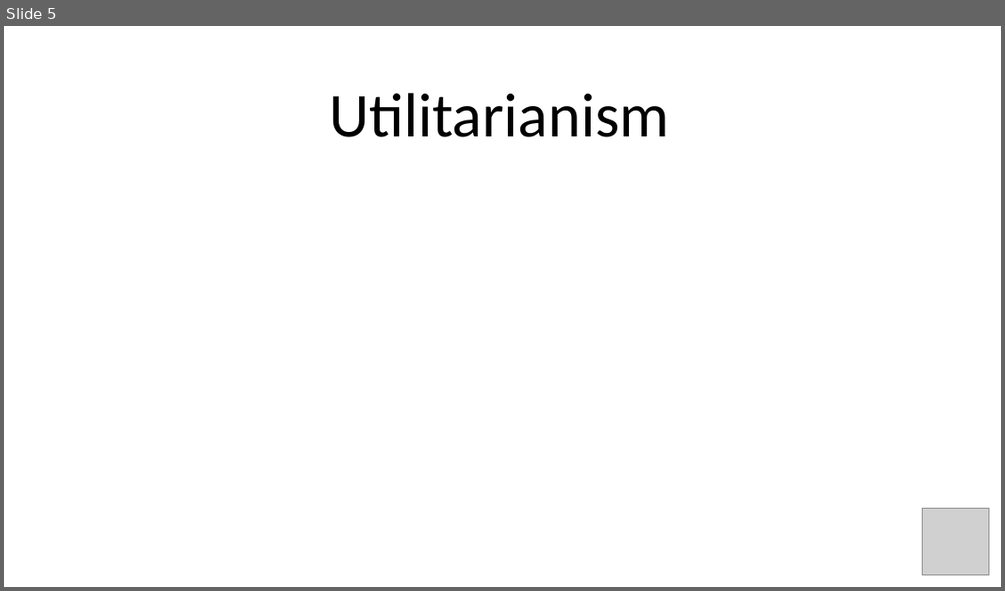
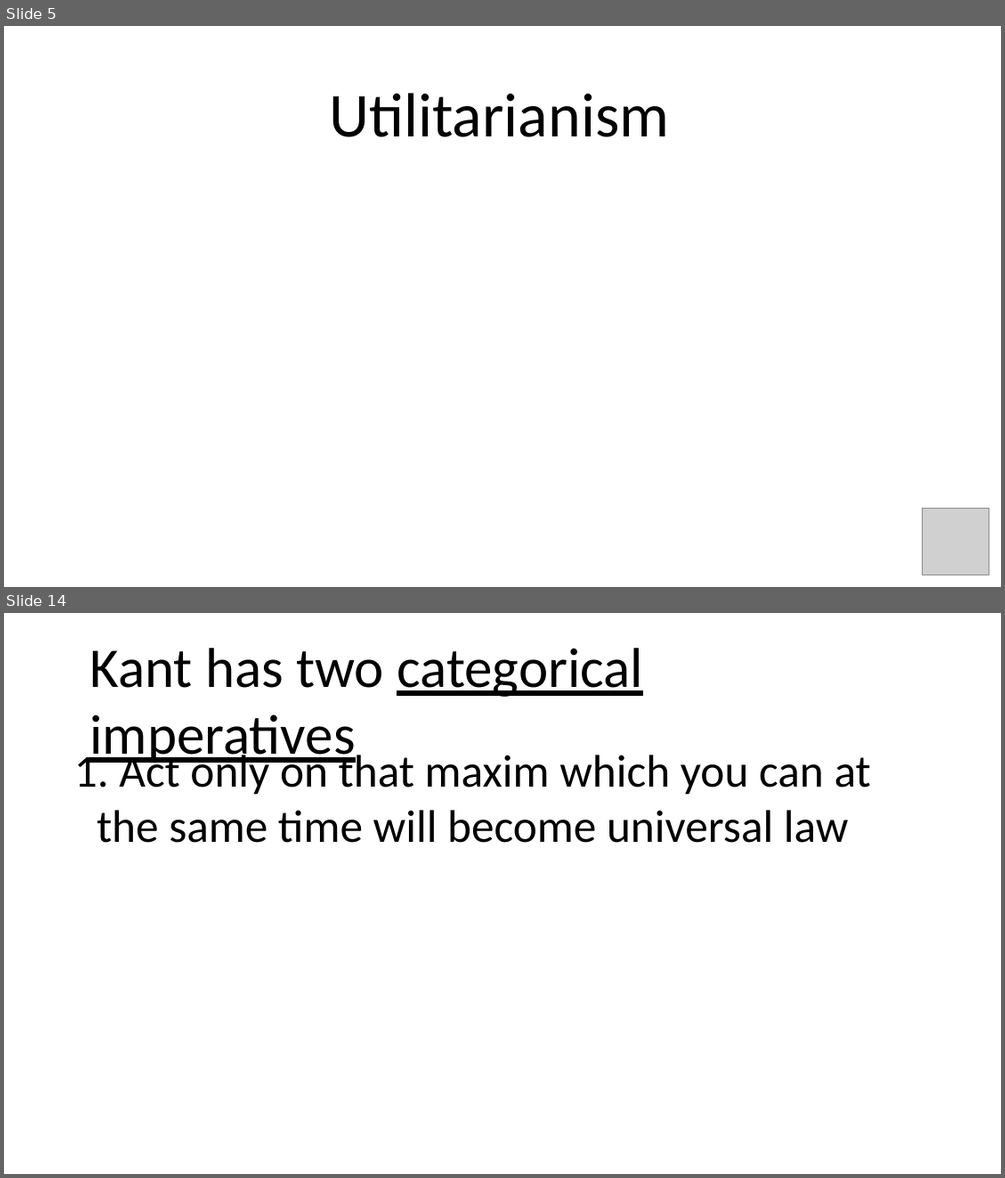
Before and after one commit to winkelmantanner/winkelmantanner.github.io, a slide deck: Presentation1.pptx. Shown one above the other, each under a label of ours: slide 5 before the commit, slides 5 and 14 after it; the slides between them are not shown. The pictures are 1005x591 and 1005x1178 pixels, drawn with LibreOffice and Linux fonts; fonts in the diff are those of the drawing; grey boxes stand for pictures. Boxes give left, top, right and bottom in pixels: in the first picture for what was removed or moved away, otherwise in the second. Text is boxed around its words. In the diff, an @@ line names an element or a change of style, - is before the commit and + after.

```diff
--- a/Presentation1.pptx
+++ b/Presentation1.pptx
@@ slide 14 added at <box>4,613,1001,1174</box>, background #FFFFFF @@
@@ text added at <box>89,648,643,768</box>, 54 pt, text #000000, underline @@
+Kant has two categorical imperatives
@@ text added at <box>74,749,871,843</box>, 44 pt, text #000000 @@
+1. Act only on that maxim which you can at the same time will become universal law
```
Also in this commit, not shown: 1 slide changed, 11 other slides added, 2 other files.
